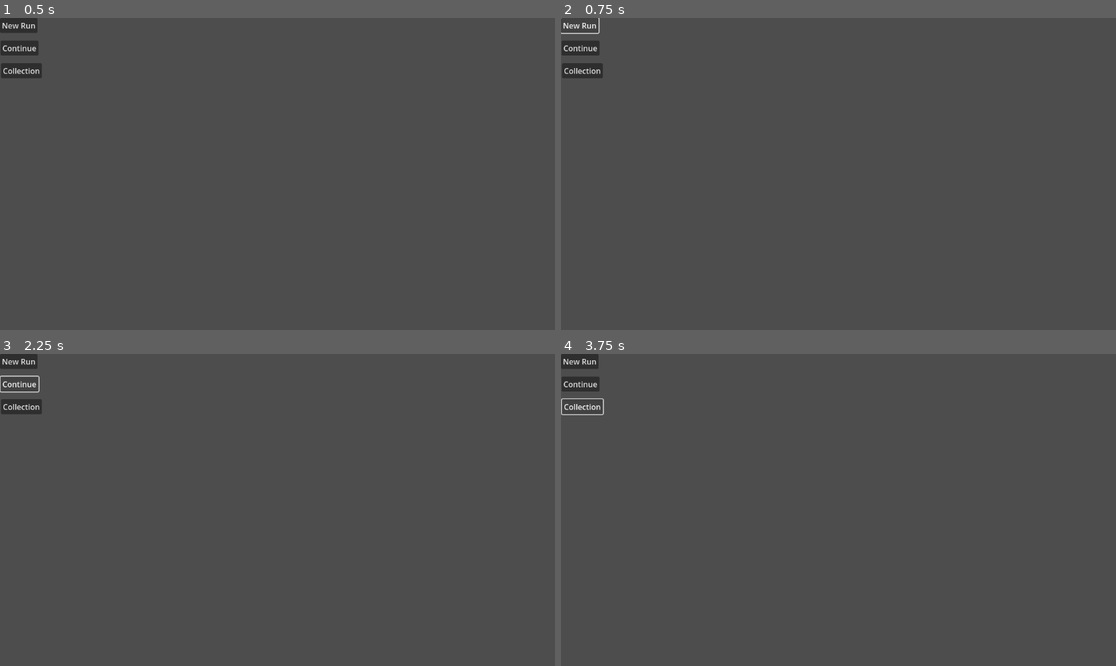
Above: before the commit, frames 1-4 (two rows, left to right).
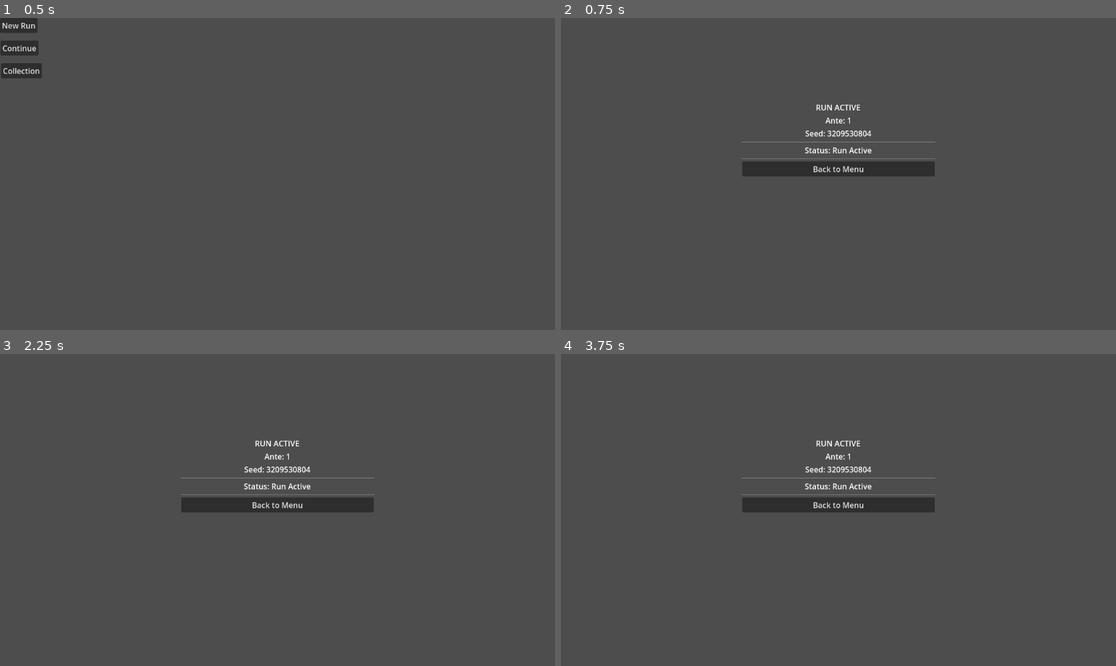
Above: after the commit, the same moments.

Repository: axmariscal/cursus
Game: Godot game, scene res://scenes/core/Main.tscn
Same seed, same stepped clock (60 frames per second), same inputs: the game is played once before the commit and once after it. Before the commit the project has no main scene; this scene is started directly in both runs.
Inputs (mouse positions are in pixels of both pictures, inside the frame that each line leads up to):
- Up to frame 1 (0.5 s): no input
- Up to frame 2 (0.75 s): click "New Run" at 0.5 s
- Up to frame 3 (2.25 s): click (16, 360) at 1.25 s, where only the run before the commit has a clickable "New Run"; click (22, 385) at 2 s, where only the run before the commit has a clickable "Continue"
- Up to frame 4 (3.75 s): click (583, 385) at 2.75 s, where only the run before the commit has a clickable "Continue"; click (583, 407) at 3.5 s, where only the run before the commit has a clickable "Collection"

Frame 1 is identical in both runs. In frame 2, 2.8% of the frame differs, in the area x 0-68%, y 0-51%; in frame 3, 2.9%; in frame 4, 2.8%.
Error before the commit: Parse Error: Identifier "GameManager" not declared in the current scope. (res://scripts/ui/MainMenu.gd:16)

Commit message:
Update project.godot to include main scene reference and autoload GameManager script

Diff:
--- a/project.godot
+++ b/project.godot
@@ -11,5 +11,10 @@
 [application]
 
 config/name="cursus"
+run/main_scene="uid://kqrv4dlal326"
 config/features=PackedStringArray("4.5", "Forward Plus")
 config/icon="res://icon.svg"
+
+[autoload]
+
+GameManager="*res://scripts/core/GameManager.gd"
--- /dev/null
+++ b/scenes/core/AnteManager.tscn
@@ -0,0 +1,18 @@
+[gd_scene load_steps=2 format=3 uid="uid://copm00ed8ee2g"]
+
+[ext_resource type="Script" uid="uid://b85s556vomp04" path="res://scripts/core/AnteManager.gd" id="1_hvj1f"]
+
+[node name="AnteManager" type="Node2D"]
+script = ExtResource("1_hvj1f")
+
+[node name="AnteInfoLabel" type="Label" parent="."]
+offset_right = 40.0
+offset_bottom = 23.0
+text = "AnteInfoLabel"
+
+[node name="NextAnteButton" type="Button" parent="."]
+offset_left = -4.0
+offset_top = 92.0
+offset_right = 131.0
+offset_bottom = 123.0
+text = "Next Ante"
--- /dev/null
+++ b/scenes/core/RaceScene.tscn
@@ -0,0 +1,13 @@
+[gd_scene format=3 uid="uid://cik7omt5ruq52"]
+
+[node name="RaceScene" type="Node2D"]
+
+[node name="RaceResultLabel" type="Label" parent="."]
+offset_right = 40.0
+offset_bottom = 23.0
+
+[node name="RaceProgress" type="ProgressBar" parent="."]
+offset_left = 4.0
+offset_top = 100.0
+offset_right = 8.0
+offset_bottom = 127.0
--- /dev/null
+++ b/scenes/core/ShopScene.tscn
@@ -0,0 +1,22 @@
+[gd_scene format=3 uid="uid://cx6hrb4q40qcn"]
+
+[node name="ShopScene" type="Node2D"]
+
+[node name="Shop_Practice" type="Label" parent="."]
+offset_right = 40.0
+offset_bottom = 23.0
+text = "Shop / Practice"
+
+[node name="BuyButton1" type="Button" parent="."]
+offset_top = 40.0
+offset_right = 100.0
+offset_bottom = 71.0
+text = "BuyButton1"
+
+[node name="BuyButton2" type="Button" parent="."]
+offset_left = -1.0
+offset_top = 87.0
+offset_right = 99.0
+offset_bottom = 118.0
+text = "BuyButton2
+"
--- /dev/null
+++ b/scenes/run/RunSetup.tscn
@@ -0,0 +1,7 @@
+[gd_scene format=3 uid="uid://b23l7cjwgyl50"]
+
+[node name="RunSetup" type="Node"]
+
+[node name="Run Setup Placeholder" type="Label" parent="."]
+offset_right = 40.0
+offset_bottom = 23.0
--- /dev/null
+++ b/scripts/core/AnteManager.gd
@@ -0,0 +1,11 @@
+extends Node
+
+
+# Called when the node enters the scene tree for the first time.
+func _ready() -> void:
+	pass # Replace with function body.
+
+
+# Called every frame. 'delta' is the elapsed time since the previous frame.
+func _process(delta: float) -> void:
+	pass
--- /dev/null
+++ b/scripts/core/GameManager.gd
@@ -0,0 +1,32 @@
+extends Node
+
+# High-level game/run state manager
+# This persists the entire run, similar to Balatro's RunManager
+
+var current_ante := 1
+var max_ante := 20
+
+var team = []            # your runners
+var deck = []            # race event cards
+var jokers = []          # permanent runner modifiers
+var shop_inventory = []  # practice/shop selections
+
+var seed = 0             # run RNG seed
+var run_active := false
+
+
+func start_new_run():
+	seed = randi()
+	randomize()
+	current_ante = 1
+	run_active = true
+	team.clear()
+	deck.clear()
+	jokers.clear()
+	shop_inventory.clear()
+	print("New run started with seed: ", seed)
+
+
+func advance_ante():
+	current_ante += 1
+	print("Advanced to ante ", current_ante)
Not shown, added: scripts/core/AnteManager.gd.uid
Not shown, added: scripts/core/GameManager.gd.uid
Not shown, added: scripts/run/Run.gd.uid
Not shown, added: scripts/ui/MainMenu.gd.uid
Not shown, changed: .DS_Store
